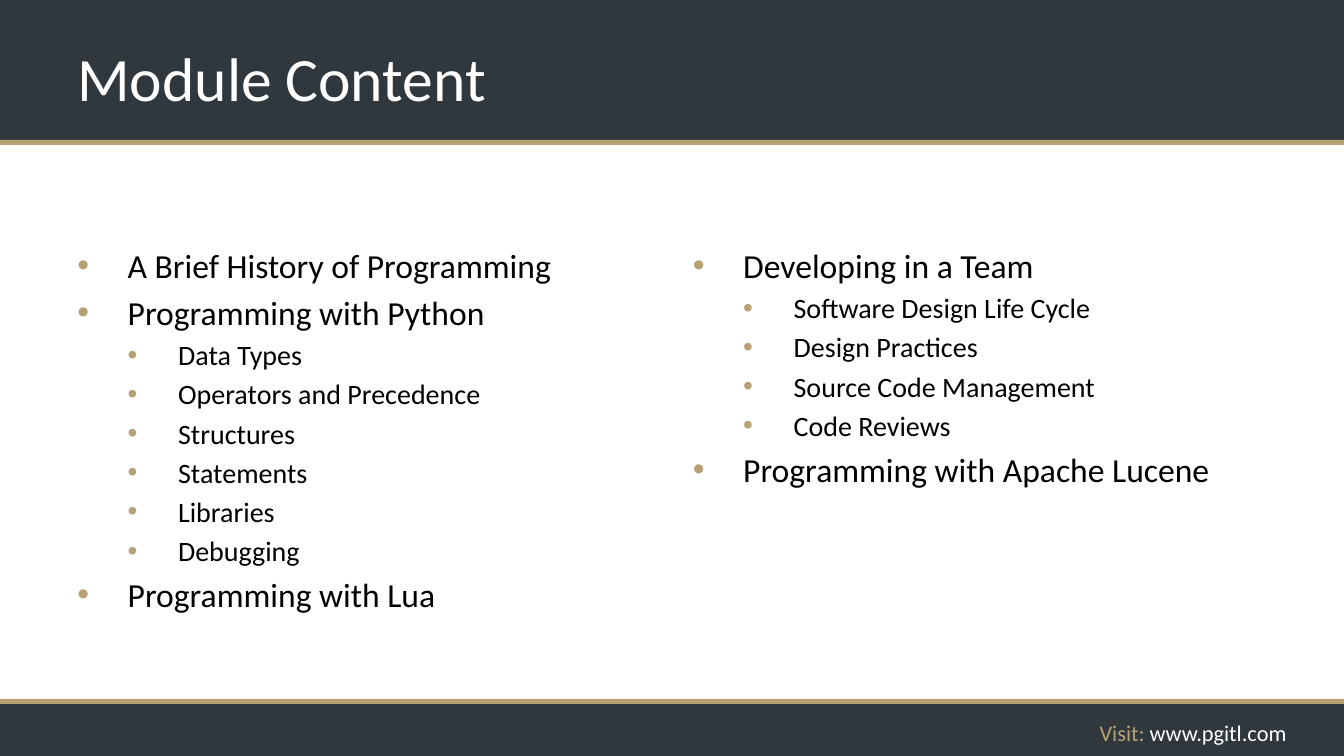
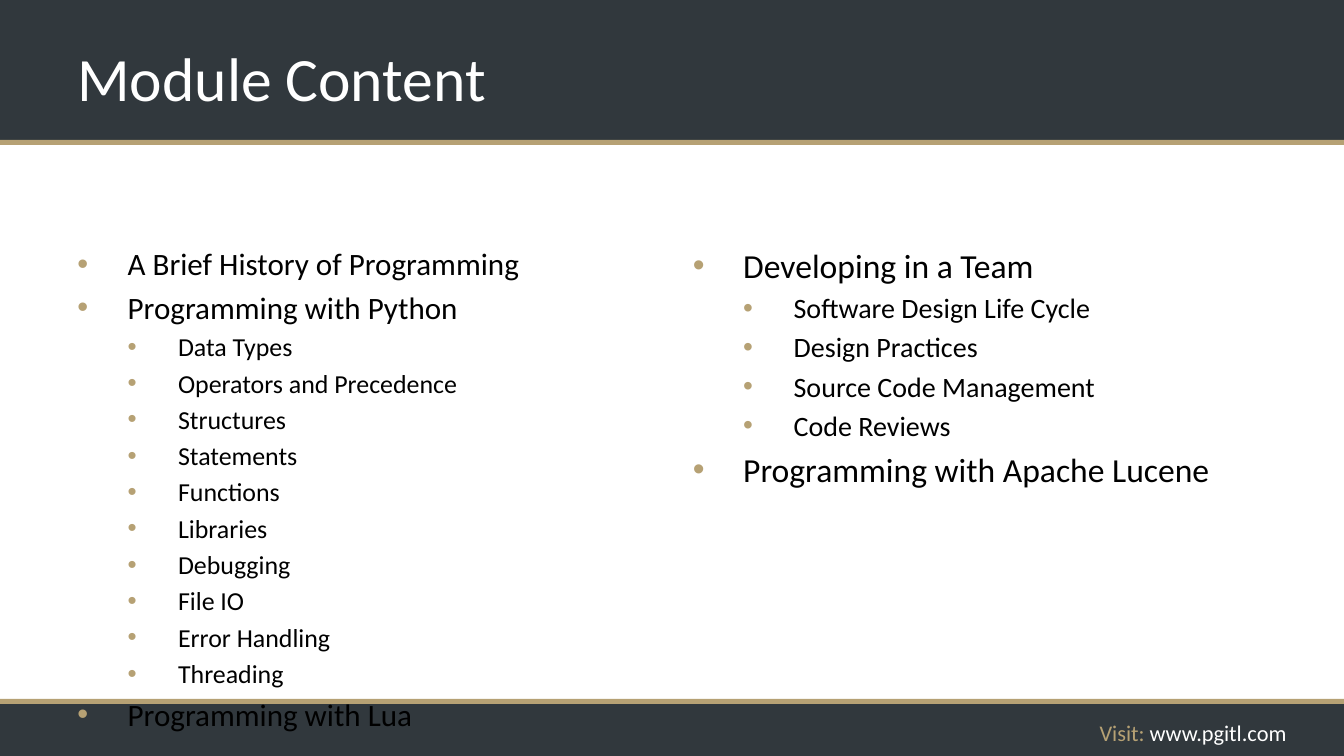
Before and after one commit to rikkouri/project-a, a slide deck: slide 4 of Programming Foundations.pptx. Drawn at 1344x756 pixels with LibreOffice and Linux fonts; fonts in the diff are those of the drawing; background and template pictures are left out. Boxes give left, top, right and bottom in pixels: in the first picture for what was removed or moved away, otherwise in the second. Text is boxed around its words. In the diff, an @@ line names an element or a change of style, - is before the commit and + after.

```diff
--- a/Programming Foundations.pptx
+++ b/Programming Foundations.pptx
@@ text at (128,253,519,731): size 24 to 22.2 pt in "A Brief History of Programming", "Programming with Python", "Programming with Lua"; size 20 to 18.5 pt in "Data Types", "Operators and Precedence", "Structures", "Statements" and 2 more places @@
@@ text at (178,483,280,502): paragraph added @@
+  • Functions
@@ text at (178,592,330,688): paragraphs added @@
+  • File IO
+  • Error Handling
+  • Threading
```
Also in this commit, not shown: 1 other slide changed, 6 slides added, 1 slide removed.
